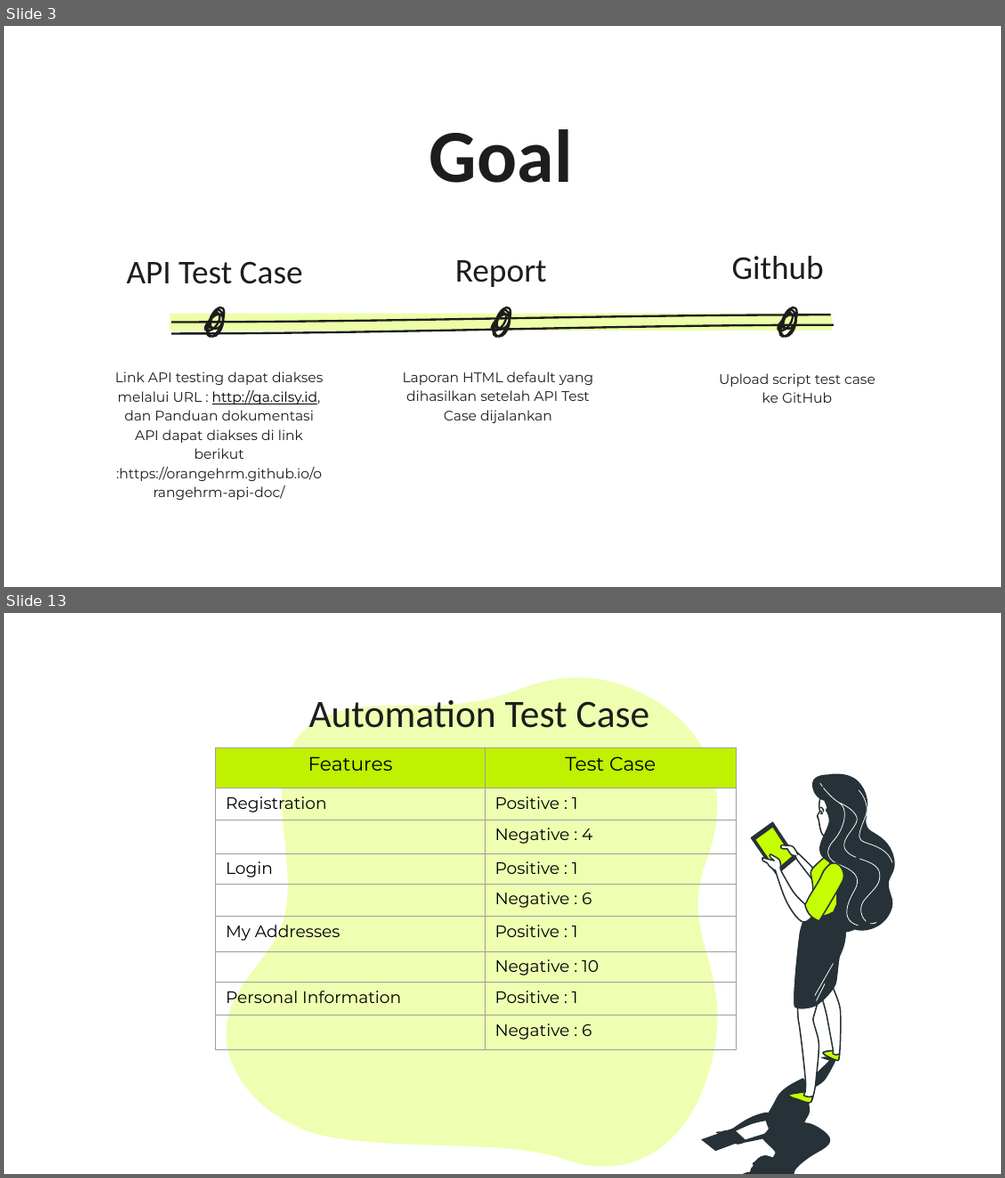
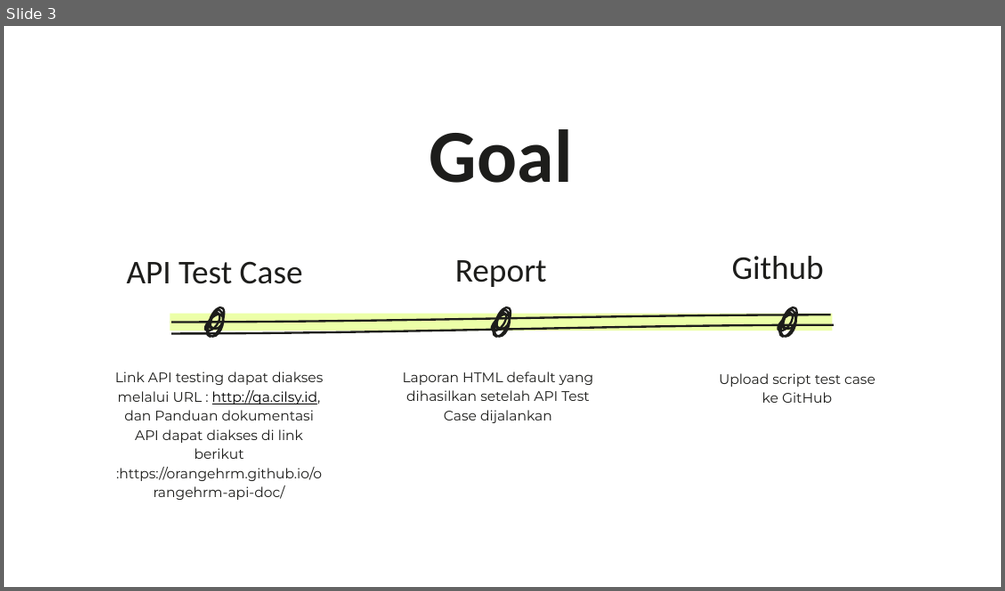
Before and after one commit to sopigp/Postman, a slide deck: SMALL PROJECT 3.pptx. Shown one above the other, each under a label of ours: slides 3 and 13 before the commit, slide 3 after it; the slides between them are not shown. The pictures are 1005x1178 and 1005x591 pixels, drawn with LibreOffice and Linux fonts; fonts in the diff are those of the drawing. Boxes give left, top, right and bottom in pixels: in the first picture for what was removed or moved away, otherwise in the second. Text is boxed around its words. In the diff, an @@ line names an element or a change of style, - is before the commit and + after.

```diff
--- a/SMALL PROJECT 3.pptx
+++ b/SMALL PROJECT 3.pptx
@@ slide 13 removed at (4,613,1001,1174), background #FFFFFF @@
@@ freeform shape removed at (121,613,867,1174) @@
@@ title removed at (309,695,650,728) @@
-Automation Test Case
@@ table removed at (215,747,736,1050), 9 rows, 2 columns @@
-Features | Test Case
-Registration | Positive : 1
- | Negative : 4
-Login | Positive : 1
- | Negative : 6
-My Addresses | Positive : 1
- | Negative : 10
-Personal Information | Positive : 1
- | Negative : 6
@@ group removed at (701,773,898,1174): 41 freeform shapes @@
```
Also in this commit, not shown: 7 slides changed, 1 other slide removed, 3 other files.
